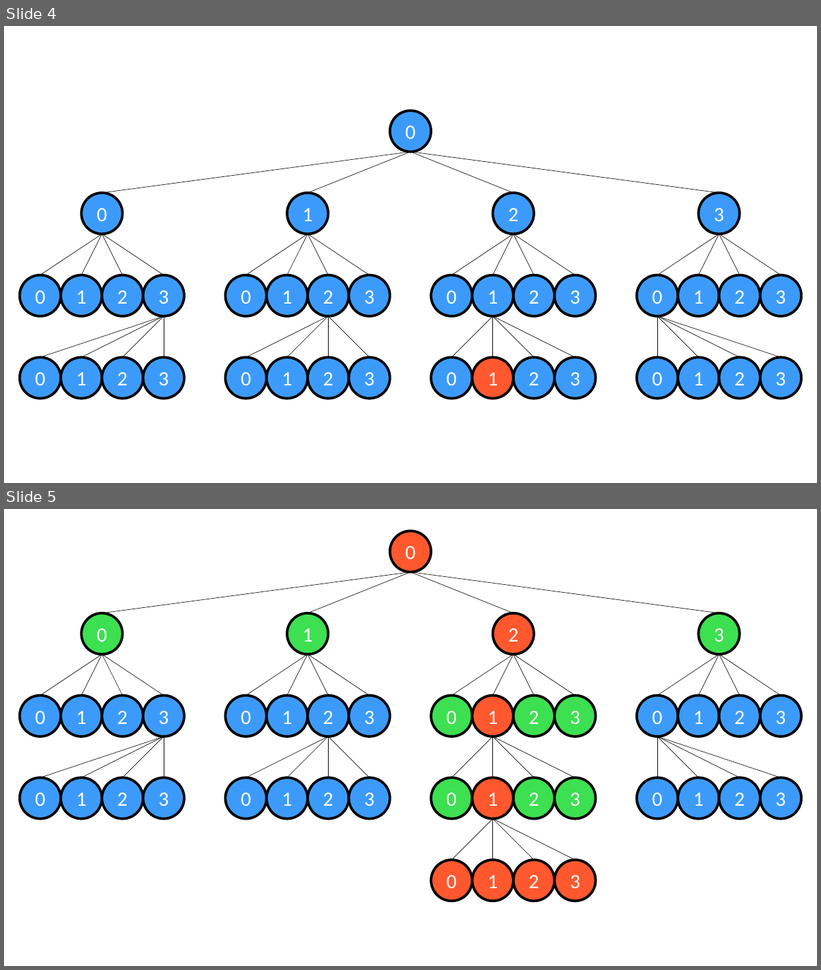
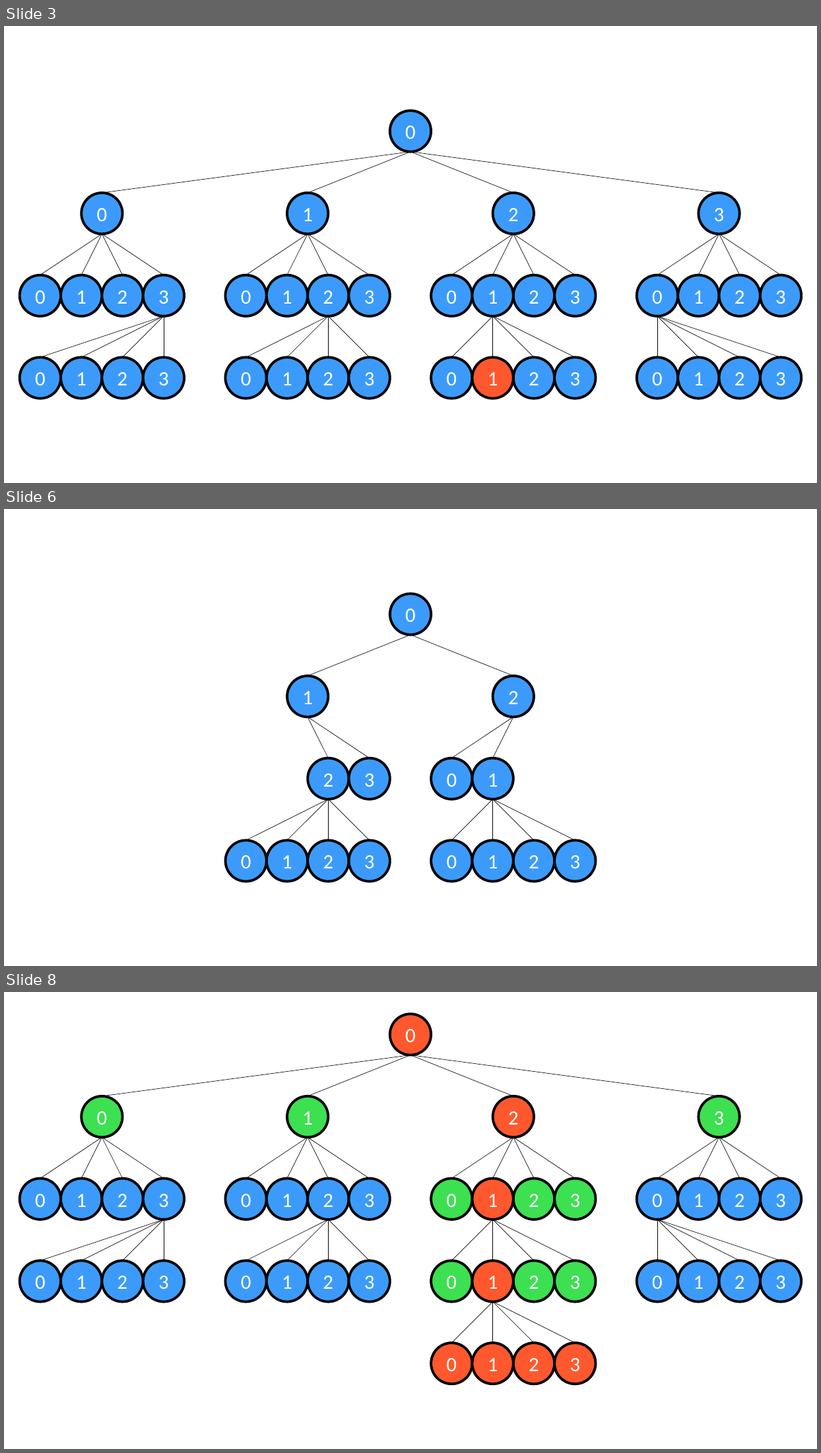
Before and after one commit to DamynChipman/Dissertation, a slide deck: src/figures/figures.pptx. Shown one above the other, each under a label of ours: slides 4 and 5 before the commit, slides 3, 6 and 8 after it; the slides between them are not shown. The pictures are 821x970 and 821x1453 pixels, drawn with LibreOffice and Linux fonts; fonts in the diff are those of the drawing. Boxes give left, top, right and bottom in pixels: in the first picture for what was removed or moved away, otherwise in the second. Text is boxed around its words. In the diff, an @@ line names an element or a change of style, - is before the commit and + after.

```diff
--- a/src/figures/figures.pptx
+++ b/src/figures/figures.pptx
@@ slide 6 added at [4,509,817,966], background #FFFFFF @@
@@ group added at [225,593,596,882]: 15 ellipses, 14 lines @@
+0
+1
+2
+0
+1
+2
+3
+0
+1
+2
+3
+2
+3
+0
+1
@@ what was slide 4 is now slide 3 @@
@@ what was slide 5 is now slide 8 @@
```
Also in this commit, not shown: 2 slides changed, 2 other slides added, 10 other files.
